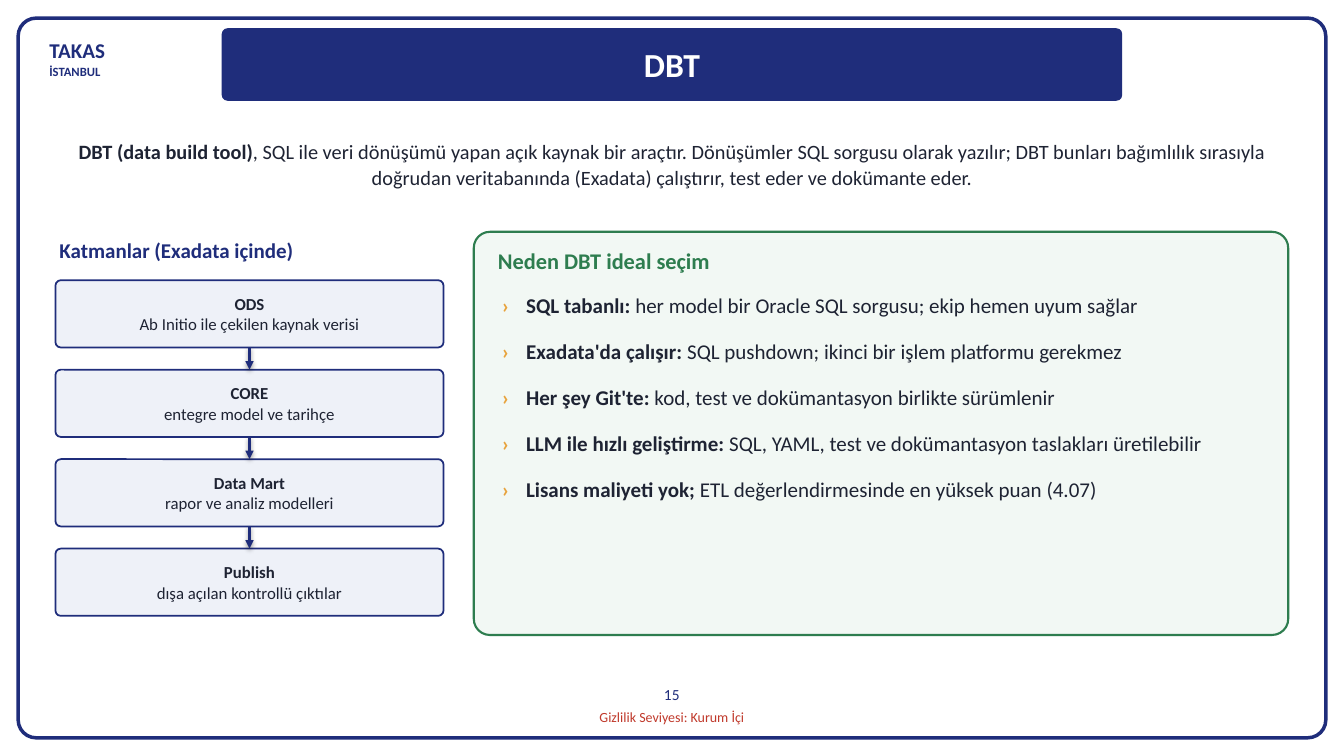
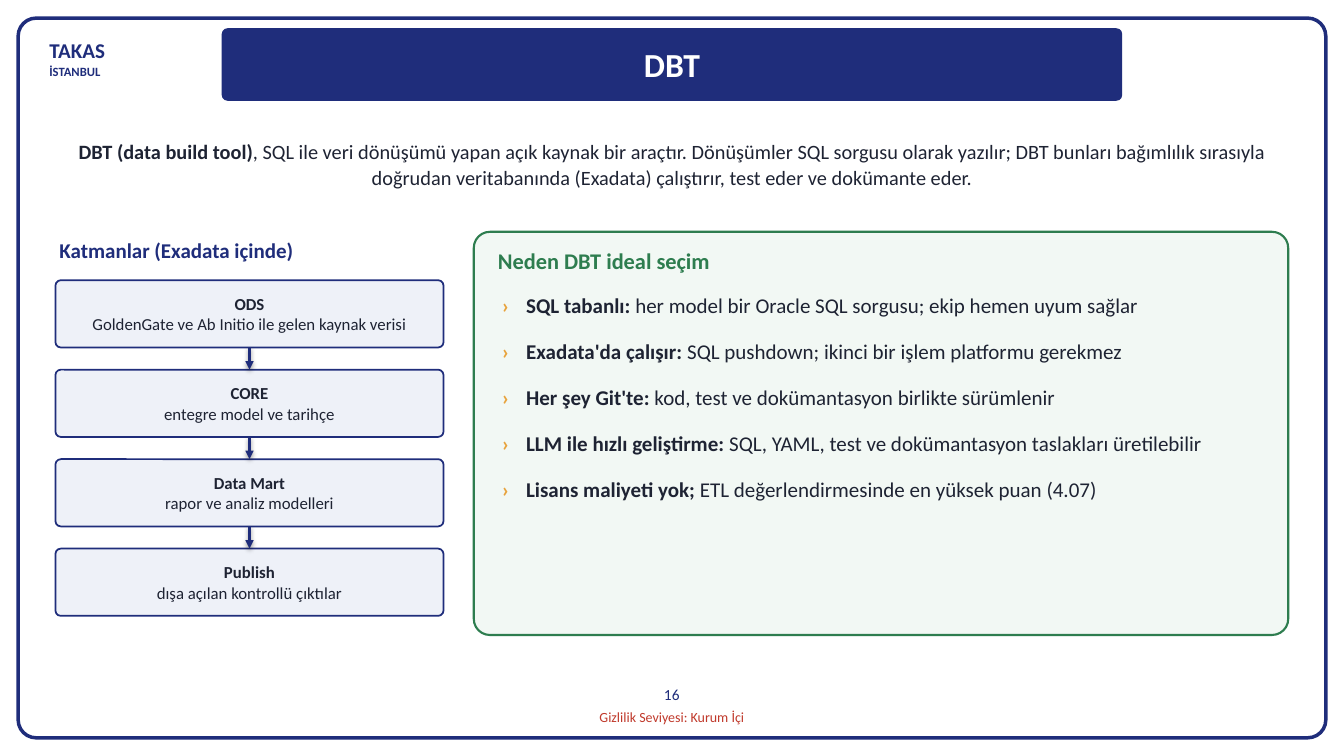
Before and after one commit to hanifidemirel0/Cursor-Projects, a slide deck: slide 18 of outputs/dwh-sunum-kasim-2026/5 - DWHSunum_Kasim2026.pptx (slide 16 before the commit). Drawn at 1344x756 pixels with LibreOffice and Linux fonts; fonts in the diff are those of the drawing. Boxes give left, top, right and bottom in pixels: in the first picture for what was removed or moved away, otherwise in the second. Text is boxed around its words. In the diff, an @@ line names an element or a change of style, - is before the commit and + after.

```diff
--- a/outputs/dwh-sunum-kasim-2026/5 - DWHSunum_Kasim2026.pptx
+++ b/outputs/dwh-sunum-kasim-2026/5 - DWHSunum_Kasim2026.pptx
@@ text in rounded rectangle at bbox=[92, 318, 406, 333]: text changed @@
-Ab Initio ile çekilen kaynak verisi
+GoldenGate ve Ab Initio ile gelen kaynak verisi
@@ text at bbox=[664, 689, 680, 700]: text changed @@
-15
+16
```
Also in this commit, not shown: 11 other slides changed, 2 slides added, 5 other files.
